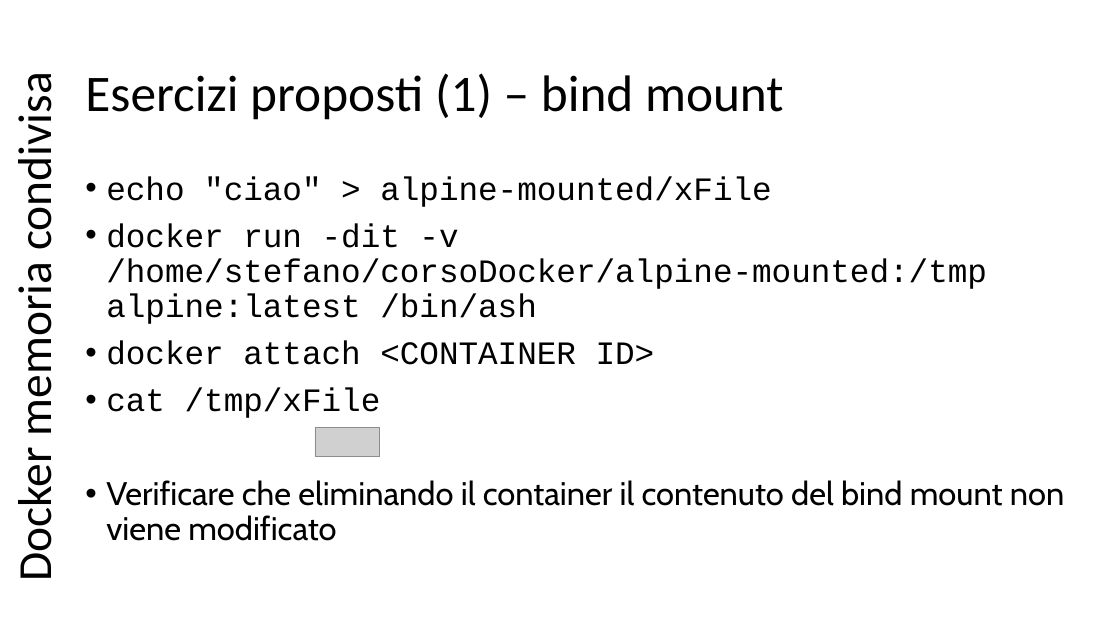
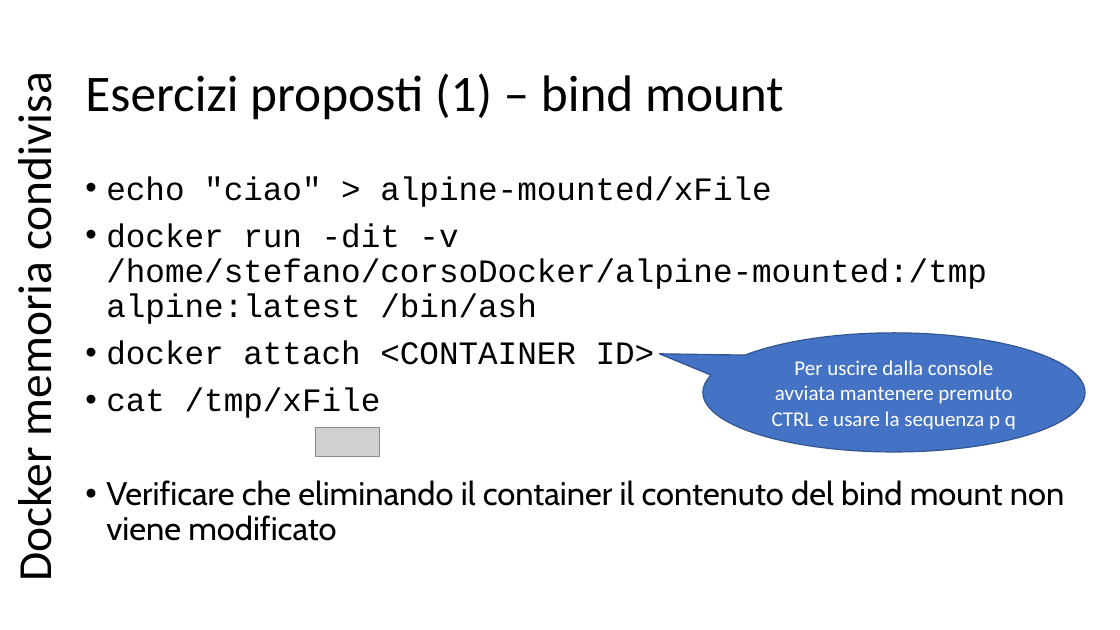
Before and after one commit to scastagnoli/academySisal, a slide deck: slide 21 of docker.pptx. Drawn at 1120x630 pixels with LibreOffice and Linux fonts; fonts in the diff are those of the drawing; grey boxes stand for pictures. Boxes give left, top, right and bottom in pixels: in the first picture for what was removed or moved away, otherwise in the second. Text is boxed around its words. In the diff, an @@ line names an element or a change of style, - is before the commit and + after.

```diff
--- a/docker.pptx
+++ b/docker.pptx
@@ speech bubble added at (703, 333, 1086, 452), fill #4472C4, outline #325491 1 pt, 18 pt, text #FFFFFF @@
+Per uscire dalla console avviata mantenere premuto CTRL e usare la sequenza p q
```
Also in this commit, not shown: 5 other slides changed.
